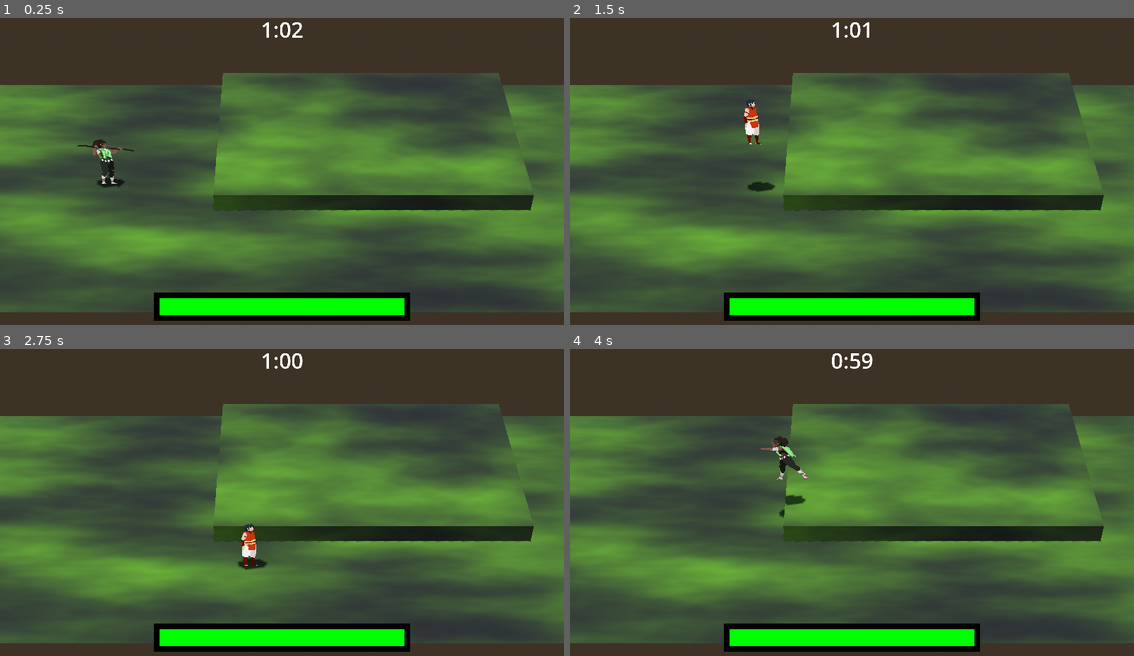
Above: before the commit, frames 1-4 (two rows, left to right).
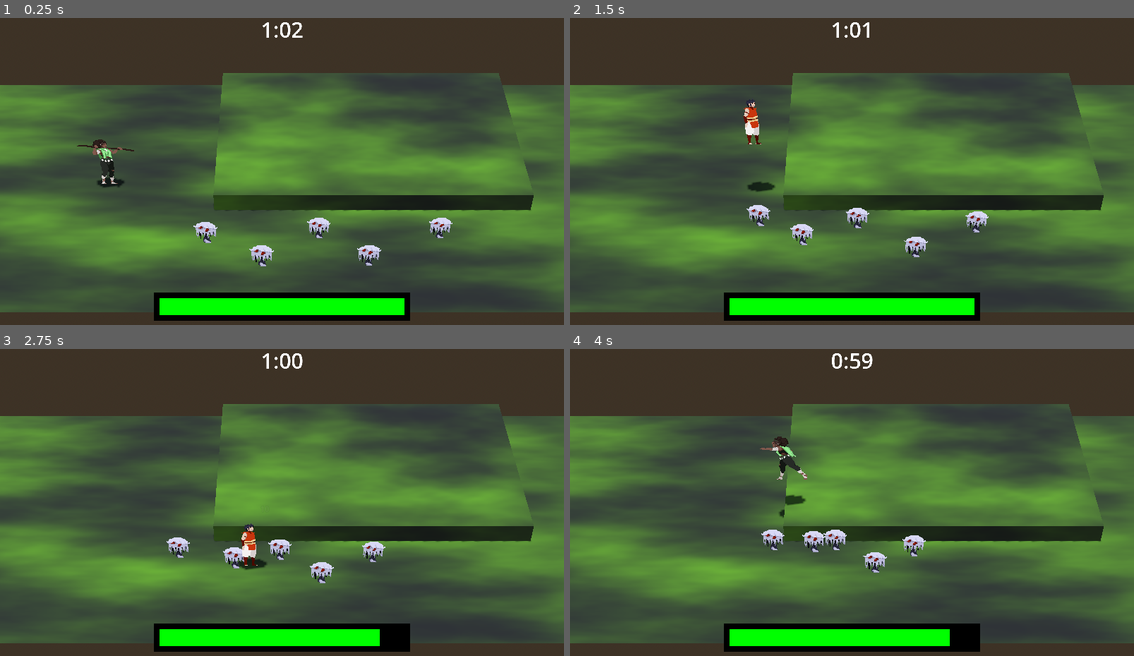
Above: after the commit, the same moments.

Repository: samthesoup/Com-419-Project
Game: Godot game, scene res://main.tscn
Two runs of this game, one before a commit and one after it. Both use one fixed random seed, a clock stepped at 60 frames per second and the inputs below.
Inputs:
- Up to frame 1 (0.25 s): no input
- Up to frame 2 (1.5 s): hold Right (ui_right) 0.53-1.28 s; tap X (in_attack) at 0.6 s; tap Z (in_jump) at 0.77 s; hold Down (ui_down) from 1.28 s (still down); tap Shift (in_swap) at 1.35 s
- Up to frame 3 (2.75 s): tap Z (in_jump) at 1.52 s; release Down (ui_down) at 2.03 s; hold Right (ui_right) from 2.03 s (still down); tap X (in_attack) at 2.1 s
- Up to frame 4 (4 s): release Right (ui_right) at 2.78 s; hold Up (ui_up) 2.78-3.53 s; tap Shift (in_swap) at 2.85 s; tap Z (in_jump) at 3.02, 3.77 s; hold Left (ui_left) from 3.53 s (still down); tap X (in_attack) at 3.6 s

The runs differ from the first frame. In frame 1, 0.9% of the frame differs, in the area x 34-81%, y 65-81%; in frame 2, 0.8%; in frame 3, 1.1%, in the area x 29-72%, y 61-97%; in frame 4, 1.1%.

Commit message:
added enemies to 1st screen

Diff:
--- a/main.tscn
+++ b/main.tscn
@@ -2,6 +2,7 @@
 
 [ext_resource type="Script" uid="uid://bkulf2slyubho" path="res://main.gd" id="1_h2yge"]
 [ext_resource type="PackedScene" uid="uid://crvdco1pyowh7" path="res://player.tscn" id="1_ig7tw"]
+[ext_resource type="PackedScene" uid="uid://cbbdtm2bx4i0u" path="res://small_enemy.tscn" id="2_0xm2m"]
 
 [sub_resource type="ProceduralSkyMaterial" id="ProceduralSkyMaterial_7dm0k"]
 sky_horizon_color = Color(0.66224277, 0.6717428, 0.6867428, 1)
@@ -143,4 +144,24 @@
 [node name="Camera3D" parent="Player" index="4" unique_id=1971459131]
 transform = Transform3D(1, 0, 0, 0, 0.7540909, 0.6567701, 0, -0.6567701, 0.7540909, 0, 23.279, 26.112)
 
+[node name="SmallEnemy" parent="." unique_id=566166769 node_paths=PackedStringArray("target") instance=ExtResource("2_0xm2m")]
+transform = Transform3D(1, 0, 0, 0, 1, 0, 0, 0, 1, -2.2830043, 0.50132453, 3.096644)
+target = NodePath("../Player")
+
+[node name="SmallEnemy2" parent="." unique_id=1601096643 node_paths=PackedStringArray("target") instance=ExtResource("2_0xm2m")]
+transform = Transform3D(1, 0, 0, 0, 1, 0, 0, 0, 1, -0.3667016, 0.50132453, 4.197406)
+target = NodePath("../Player")
+
+[node name="SmallEnemy3" parent="." unique_id=485981877 node_paths=PackedStringArray("target") instance=ExtResource("2_0xm2m")]
+transform = Transform3D(1, 0, 0, 0, 1, 0, 0, 0, 1, 1.4944283, 0.50132453, 2.8179674)
+target = NodePath("../Player")
+
+[node name="SmallEnemy4" parent="." unique_id=274565060 node_paths=PackedStringArray("target") instance=ExtResource("2_0xm2m")]
+transform = Transform3D(1, 0, 0, 0, 1, 0, 0, 0, 1, 3.0074983, 0.50132453, 4.0702124)
+target = NodePath("../Player")
+
+[node name="SmallEnemy5" parent="." unique_id=2042234107 node_paths=PackedStringArray("target") instance=ExtResource("2_0xm2m")]
+transform = Transform3D(1, 0, 0, 0, 1, 0, 0, 0, 1, 5.5383053, 0.50132453, 2.787836)
+target = NodePath("../Player")
+
 [editable path="Player"]
--- a/small_enemy.tscn
+++ b/small_enemy.tscn
@@ -12,9 +12,11 @@
 radius = 0.3961293
 
 [sub_resource type="BoxShape3D" id="BoxShape3D_33ipd"]
+size = Vector3(0.36328125, 1, 0.40722656)
 
 [node name="SmallEnemy" type="StaticBody3D" unique_id=566166769 groups=["Enemies"]]
 collision_layer = 4
+collision_mask = 5
 script = ExtResource("1_35gl2")
 health = 50
 damage = 10
